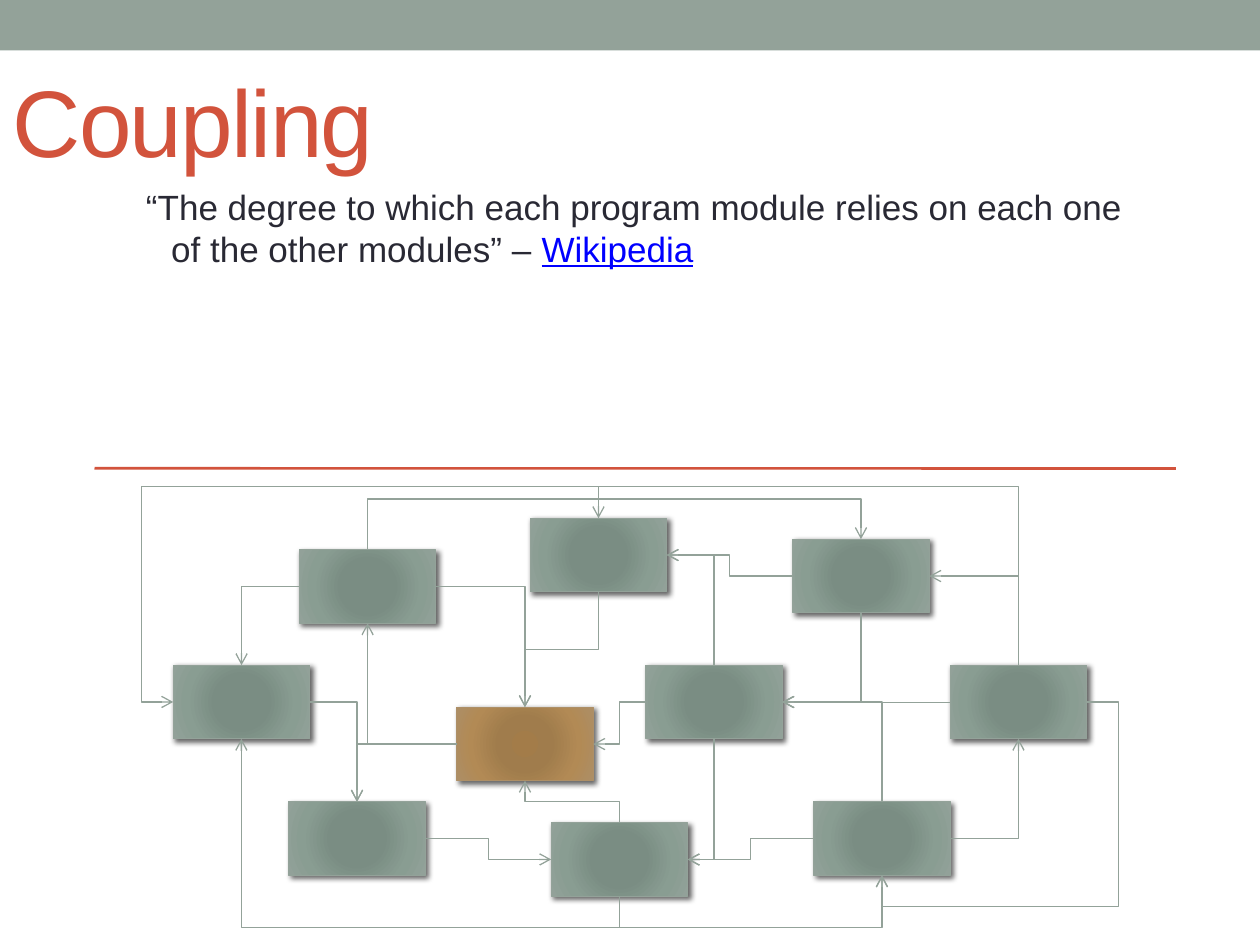
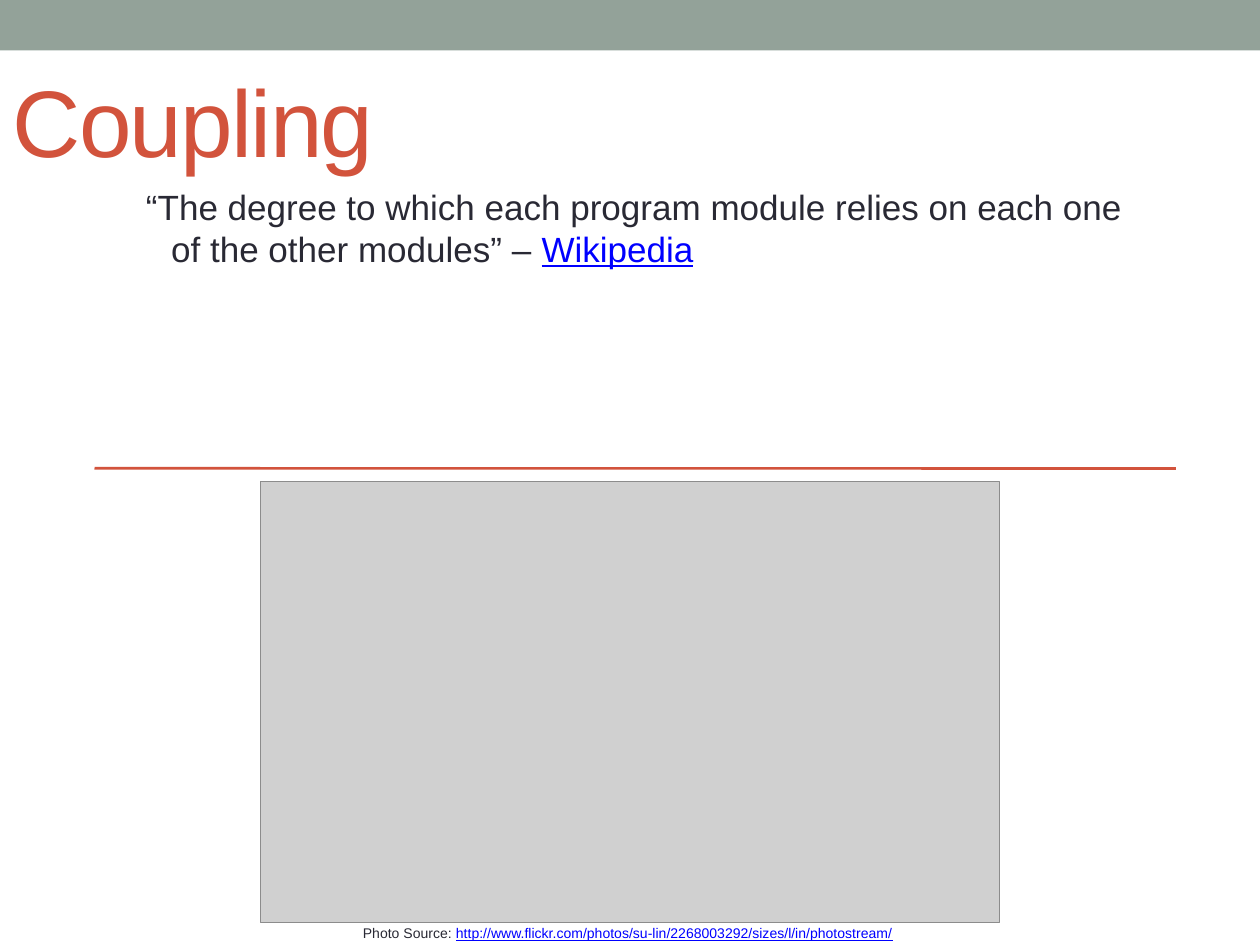
Before and after one commit to mxriverlynn/presentations-and-training, a slide deck: slide 3 of SOLID Principles - Step By Step Code/SOLID Principles Presentation.pptx. Drawn at 1260x945 pixels with LibreOffice and Linux fonts; fonts in the diff are those of the drawing; grey boxes stand for pictures. Boxes give left, top, right and bottom in pixels: in the first picture for what was removed or moved away, otherwise in the second. Text is boxed around its words. In the diff, an @@ line names an element or a change of style, - is before the commit and + after.

```diff
--- a/SOLID Principles - Step By Step Code/SOLID Principles Presentation.pptx
+++ b/SOLID Principles - Step By Step Code/SOLID Principles Presentation.pptx
@@ group removed at [142, 486, 1119, 927]: 24 elbow arrows, 10 rectangles @@
@@ picture added at [261, 481, 999, 922] @@
@@ text added at [363, 928, 892, 941], 8 pt, text #0000FF, underline @@
+Photo Source: http://www.flickr.com/photos/su-lin/2268003292/sizes/l/in/photostream/
```
Also in this commit, not shown: 3 other slides changed, 1 slide removed.
